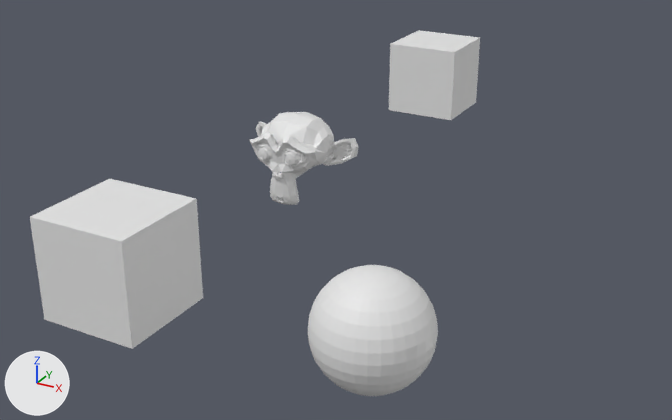
What one commit did to the Blender file tests/scenes/31_interpolation_sampled.blend.
Camera for both pictures: a camera (50 mm lens) standing at (10.48, -11.12, 7.44) and looking at (1.52, 5.16, -0.71). The lights are fixed; the arrows at lower left show +X, +Y and +Z.
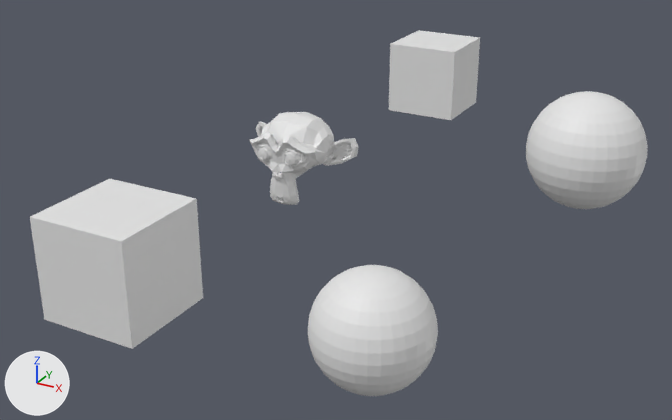
What changed in the scene script:
```text
Add me_sphere_001:
    me_sphere_001.from_pydata(...)  # a UV sphere (32 segments, 16 rings, poles along z) spanning x -1.0..1.0, y -1.0..1.0, z -1.0..1.0
Add ob_sphere_001:
    ob_sphere_001 = bpy.data.objects.new('Sphere.001', me_sphere_001)
    ob_sphere_001.location = (7.0, 4.0, 2.0)
```

Location of each change, [x1, y1, x2, y2] in pixels of the pictures (672 x 420 px):
'Sphere.001', added
    after: [526, 91, 648, 209]
